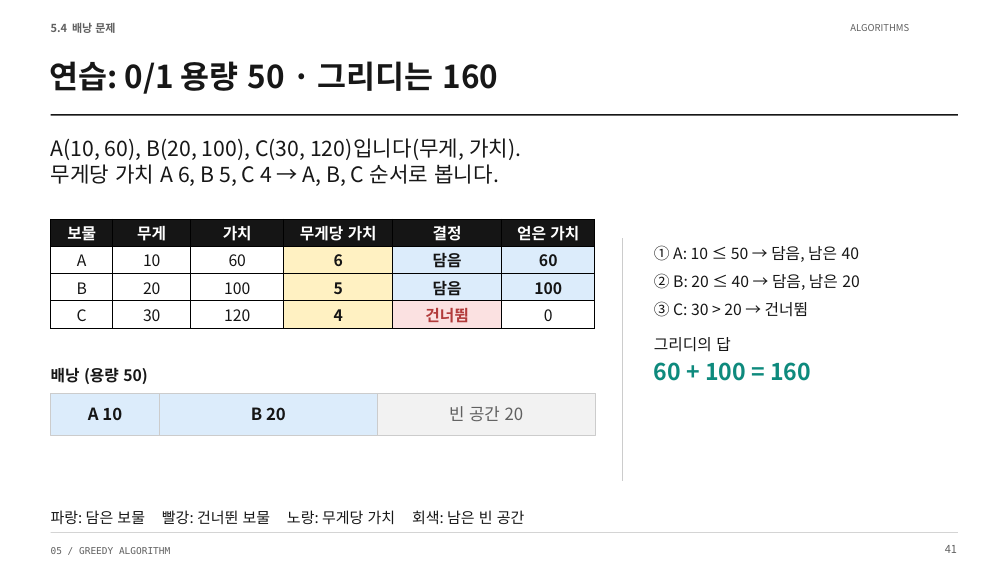
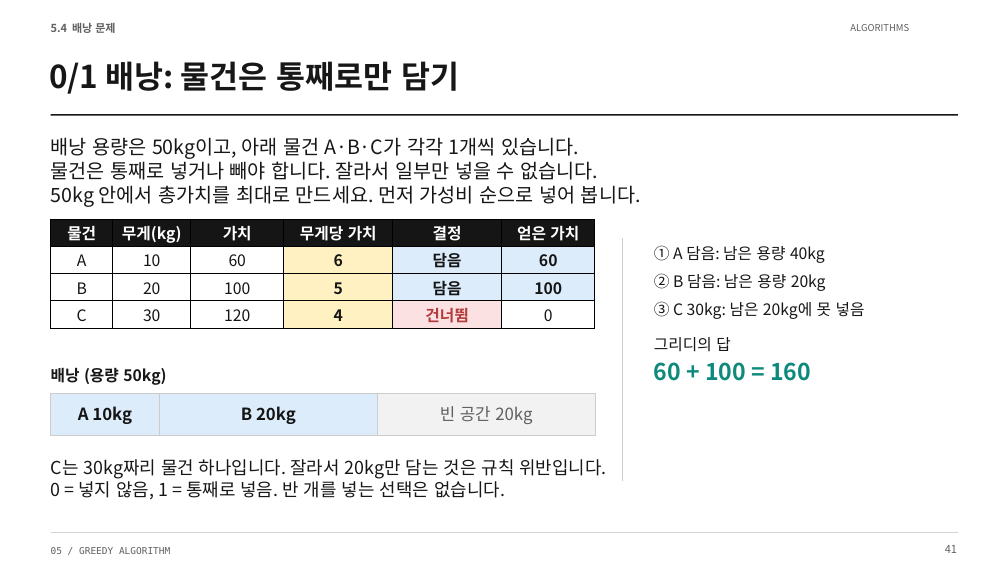
Before and after one commit to Sangdon-Park/Sangdon-Park.github.io, a slide deck: slide 41 of data/알고리즘/5장_그리디_알고리즘.pptx. Drawn at 1008x567 pixels with LibreOffice and Linux fonts; fonts in the diff are those of the drawing. Boxes give left, top, right and bottom in pixels: in the first picture for what was removed or moved away, otherwise in the second. Text is boxed around its words. In the diff, an @@ line names an element or a change of style, - is before the commit and + after.

```diff
--- a/data/알고리즘/5장_그리디_알고리즘.pptx
+++ b/data/알고리즘/5장_그리디_알고리즘.pptx
@@ text at box(49, 61, 459, 94): text changed @@
-연습: 0/1 용량 50 · 그리디는 160
+0/1 배낭: 물건은 통째로만 담기
@@ text at box(51, 137, 641, 207): text changed; size 20.2 to 18.8 pt @@
-A(10, 60), B(20, 100), C(30, 120)입니다(무게, 가치).
-무게당 가치 A 6, B 5, C 4 → A, B, C 순서로 봅니다.
+배낭 용량은 50kg이고, 아래 물건 A·B·C가 각각 1개씩 있습니다.
+물건은 통째로 넣거나 빼야 합니다. 잘라서 일부만 넣을 수 없습니다.
+50kg 안에서 총가치를 최대로 만드세요. 먼저 가성비 순으로 넣어 봅니다.
@@ table at box(51, 219, 594, 328) @@
-row 1, column 1: 보물
+row 1, column 1: 물건
-row 1, column 2: 무게
+row 1, column 2: 무게(kg)
@@ text at box(654, 245, 825, 263): text changed @@
-① A: 10 ≤ 50 → 담음, 남은 40
+① A 담음: 남은 용량 40kg
@@ text at box(654, 273, 826, 291): text changed @@
-② B: 20 ≤ 40 → 담음, 남은 20
+② B 담음: 남은 용량 20kg
@@ text at box(654, 301, 865, 319): text changed @@
-③ C: 30 > 20 → 건너뜀
+③ C 30kg: 남은 20kg에 못 넣음
@@ text at box(51, 367, 166, 385): text changed @@
-배낭 (용량 50)
+배낭 (용량 50kg)
@@ text in rectangle at box(78, 406, 132, 424): text changed @@
-A 10
+A 10kg
@@ text in rectangle at box(241, 406, 296, 424): text changed @@
-B 20
+B 20kg
@@ text in rectangle at box(440, 406, 532, 424): text changed @@
-빈 공간 20
+빈 공간 20kg
@@ text at box(51, 459, 606, 499): text changed; size 14.2 to 17 pt @@
-파랑: 담은 보물 빨강: 건너뛴 보물 노랑: 무게당 가치 회색: 남은 빈 공간
+C는 30kg짜리 물건 하나입니다. 잘라서 20kg만 담는 것은 규칙 위반입니다.
+0 = 넣지 않음, 1 = 통째로 넣음. 반 개를 넣는 선택은 없습니다.
```
Also in this commit, not shown: 3 other slides changed, 4 other files.
